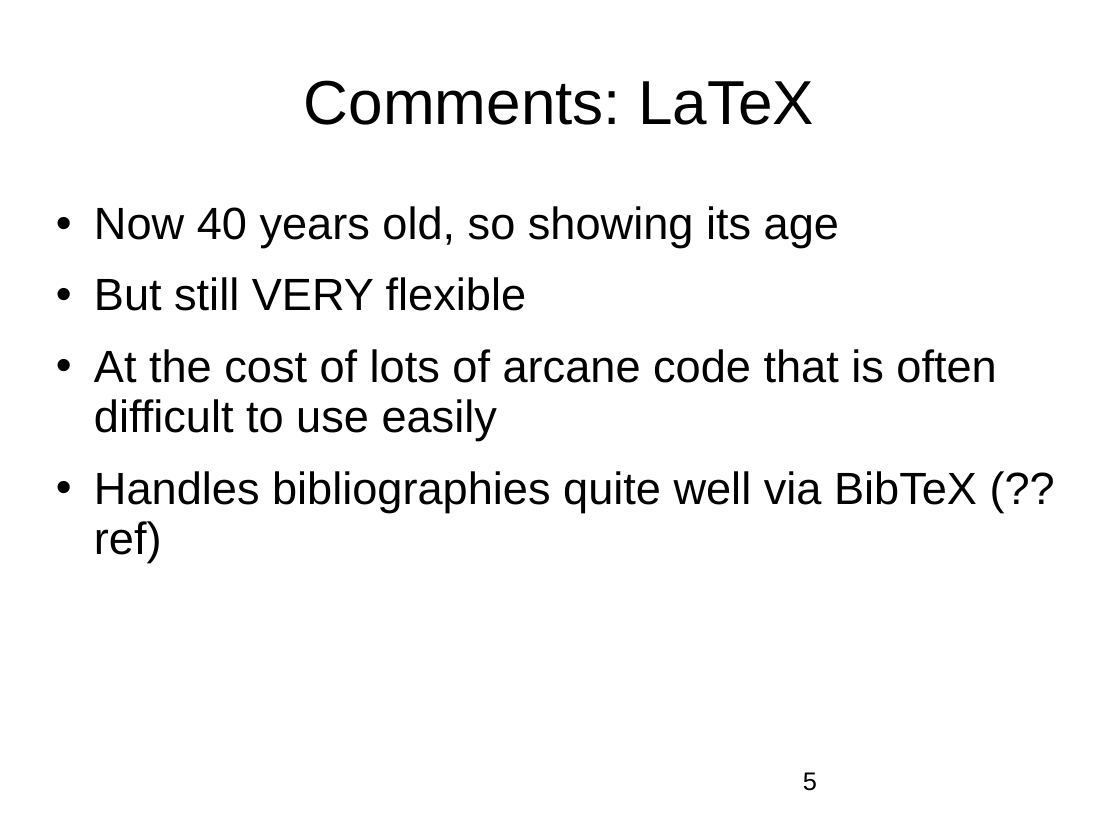
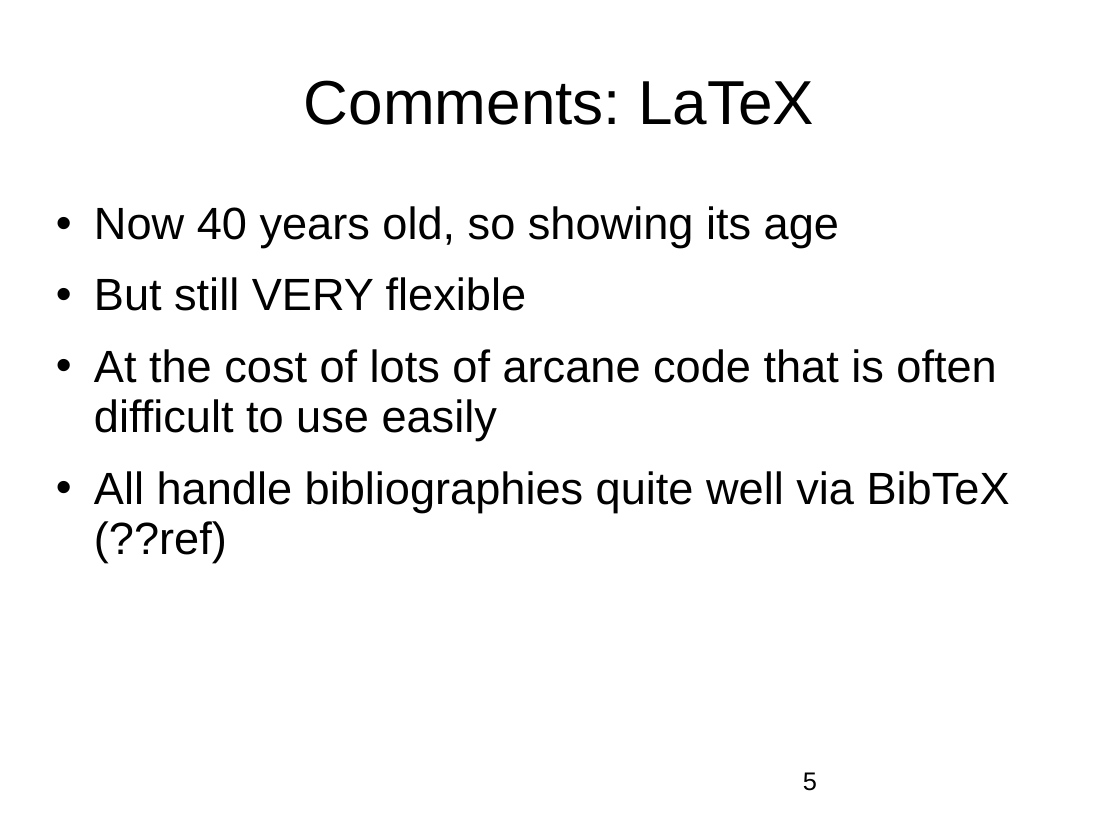
Before and after one commit to nashjc/Partridges, a slide deck: slide 5 of LinuxOttawa20260108.odp. Drawn at 1120x840 pixels with LibreOffice and Linux fonts; fonts in the diff are those of the drawing; background and template pictures are left out. Boxes give left, top, right and bottom in pixels: in the first picture for what was removed or moved away, otherwise in the second. Text is boxed around its words. In the diff, an @@ line names an element or a change of style, - is before the commit and + after.

```diff
--- a/LinuxOttawa20260108.odp
+++ b/LinuxOttawa20260108.odp
@@ text at [94, 471, 1010, 563]: text changed @@
-• Handles bibliographies quite well via BibTeX (??ref)
+• All handle bibliographies quite well via BibTeX (??ref)
```
Also in this commit, not shown: 3 other slides changed, 4 slides added, 3 slides removed.
